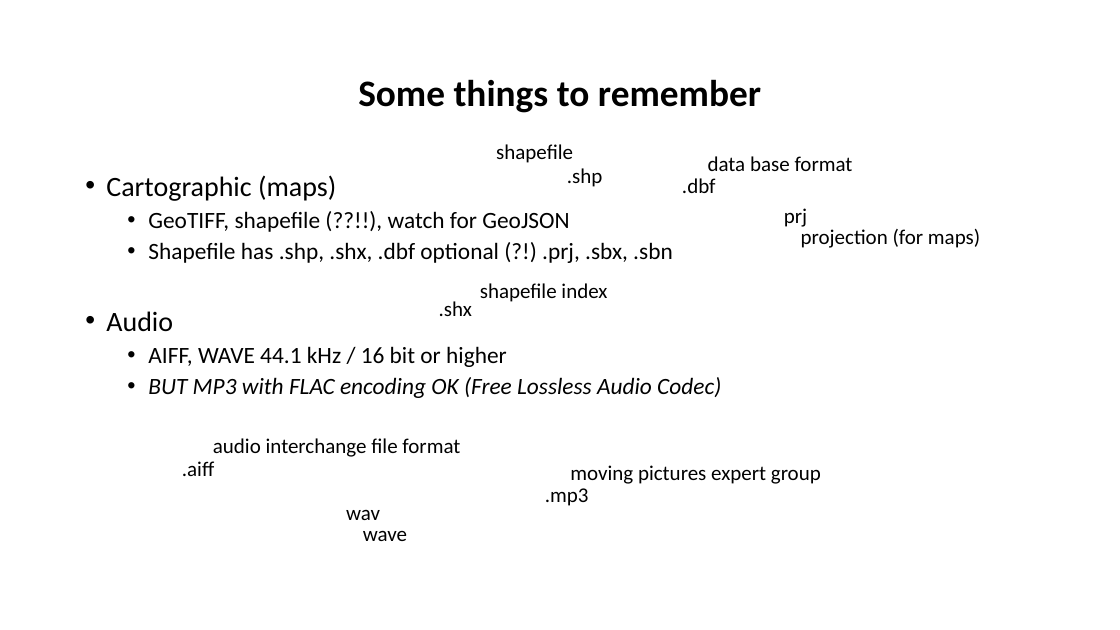
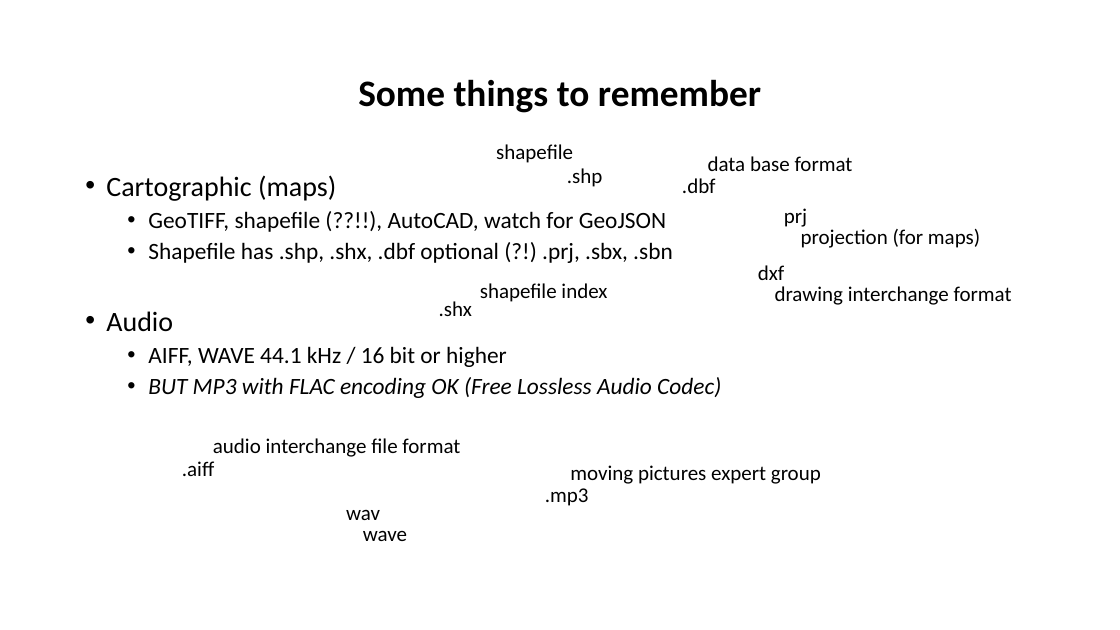
Before and after one commit to tibbben/teaching.data.literacy, a slide deck: slide 13 of UM_DataManagementClass/Lessons/03/03_secondMeeting.pptx (slide 12 before the commit). Drawn at 1120x630 pixels with LibreOffice and Linux fonts; fonts in the diff are those of the drawing. Boxes give left, top, right and bottom in pixels: in the first picture for what was removed or moved away, otherwise in the second. Text is boxed around its words. In the diff, an @@ line names an element or a change of style, - is before the commit and + after.

```diff
--- a/UM_DataManagementClass/Lessons/03/03_secondMeeting.pptx
+++ b/UM_DataManagementClass/Lessons/03/03_secondMeeting.pptx
@@ text at (148, 211, 666, 232): text changed @@
-  • GeoTIFF, shapefile (??!!), watch for GeoJSON
+  • GeoTIFF, shapefile (??!!), AutoCAD, watch for GeoJSON
@@ text added at (758, 265, 785, 280), 18 pt, text #000000 @@
+dxf
@@ text added at (775, 286, 1012, 305), 18 pt, text #000000 @@
+drawing interchange format
```
Also in this commit, not shown: 5 other slides changed, 3 slides added, 2 other files.
